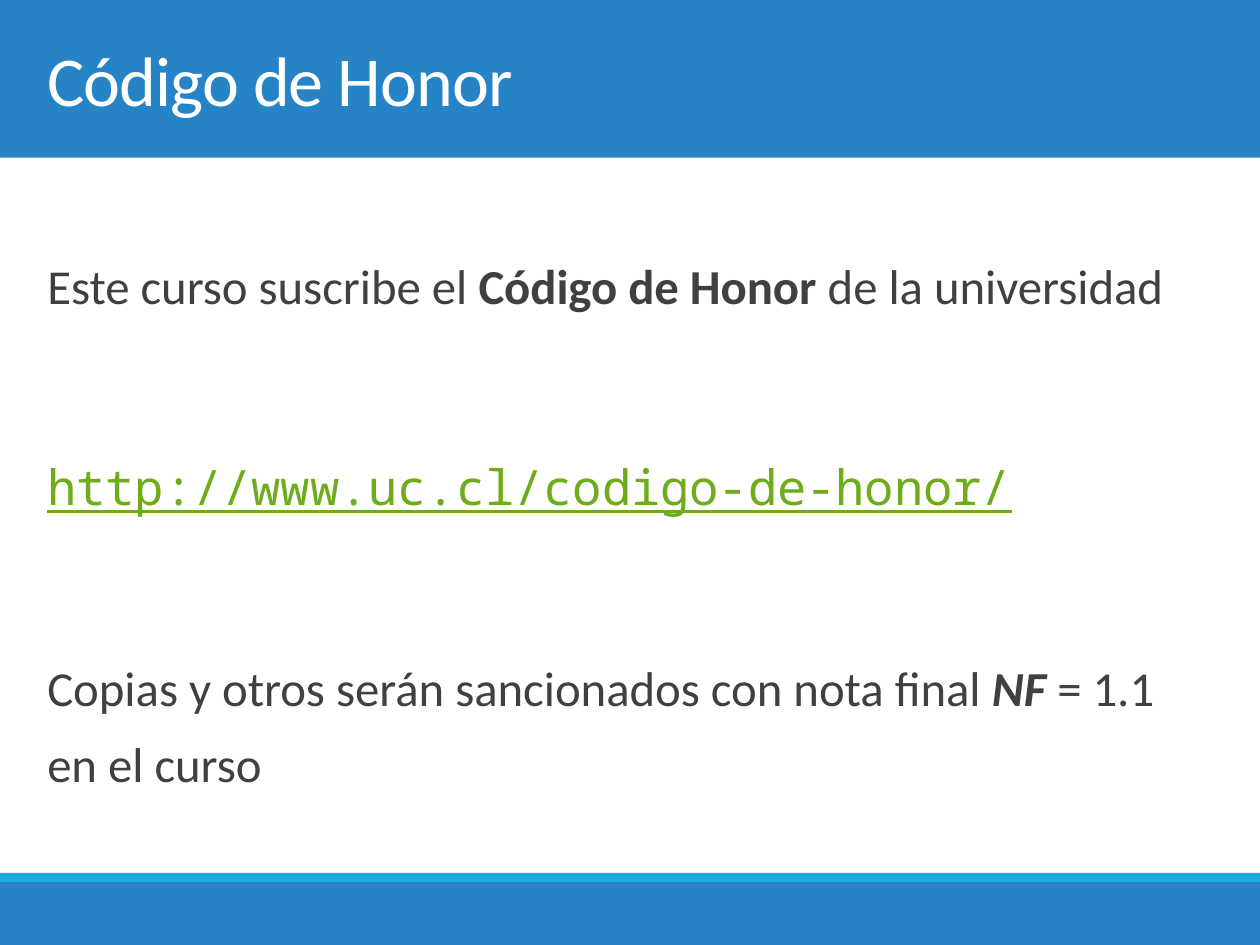
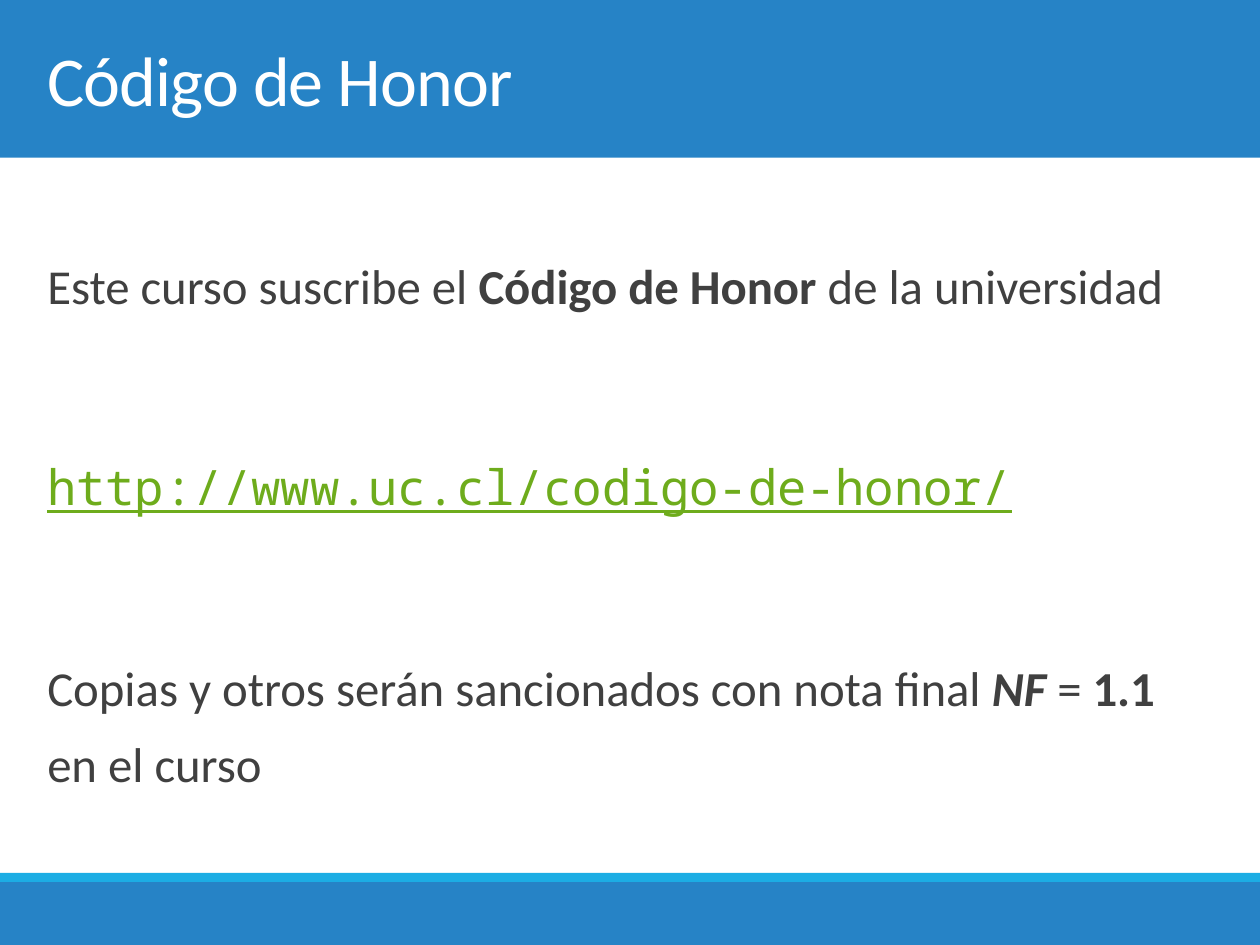
Before and after one commit to chris-carstens/2020-2, a slide deck: slide 11 of Clases/00 - Introducción al curso/00. Introducción al curso.pptx. Drawn at 1260x945 pixels with LibreOffice and Linux fonts; fonts in the diff are those of the drawing. Boxes give left, top, right and bottom in pixels: in the first picture for what was removed or moved away, otherwise in the second. Text is boxed around its words. In the diff, an @@ line names an element or a change of style, - is before the commit and + after.

```diff
--- a/Clases/00 - Introducción al curso/00. Introducción al curso.pptx
+++ b/Clases/00 - Introducción al curso/00. Introducción al curso.pptx
@@ text at (x1=47, y1=672, x2=1155, y2=783): bold on in "1.1" @@
```
Also in this commit, not shown: 5 other slides changed, 1 slide added, 3 other files.
